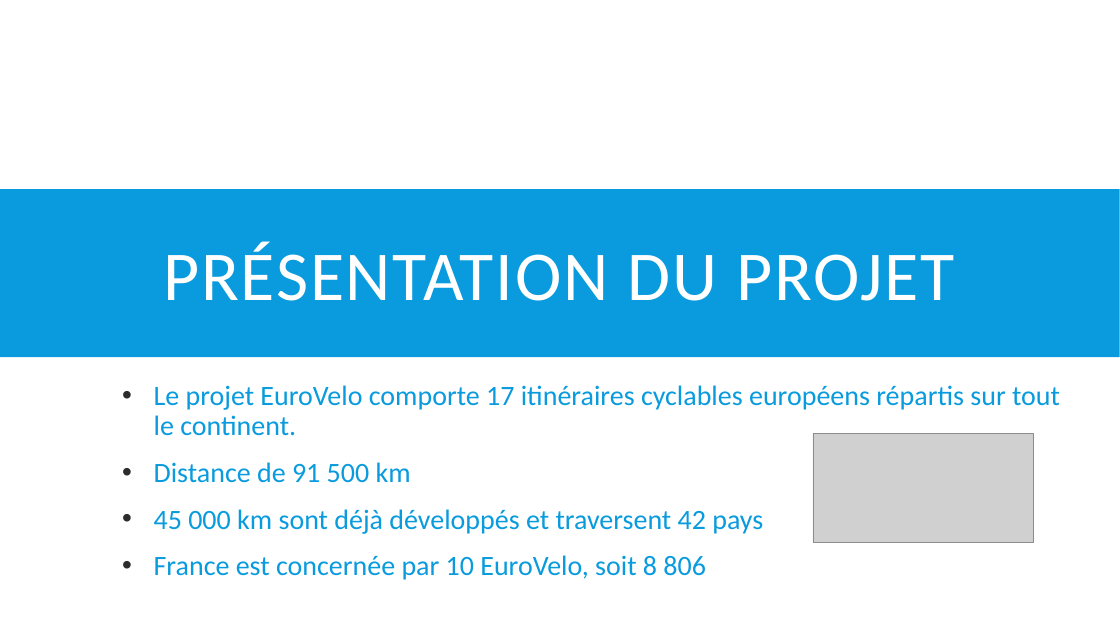
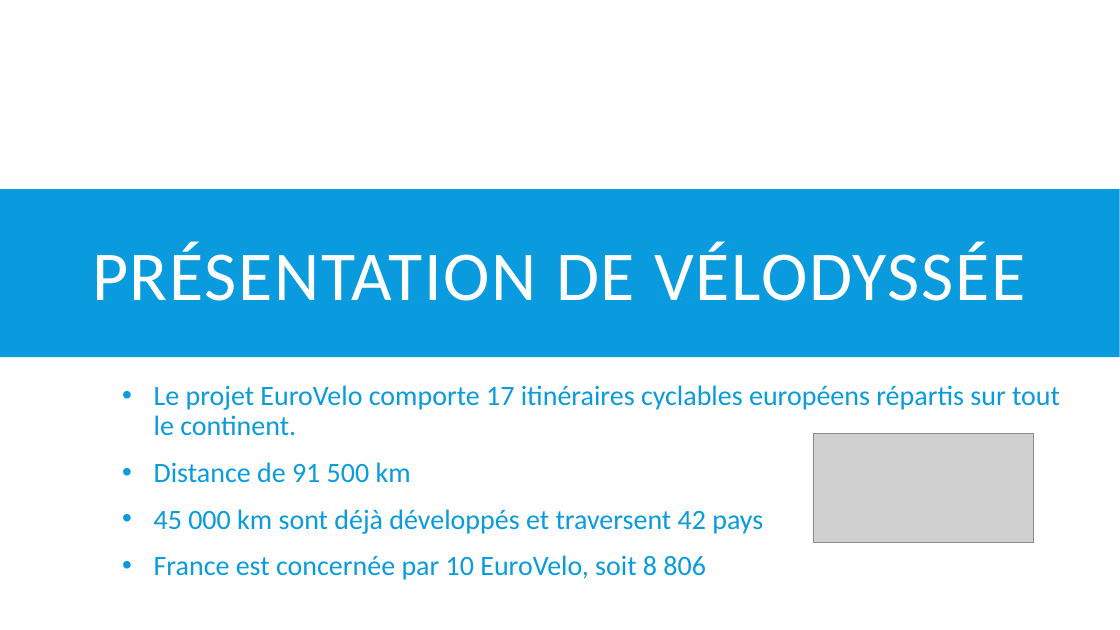
Before and after one commit to GrischK/EuroVelo-5, a slide deck: slide 3 of Ressources/Présentation Projet/Vélodyssée.pptx (slide 2 before the commit). Drawn at 1120x630 pixels with LibreOffice and Linux fonts; fonts in the diff are those of the drawing; grey boxes stand for pictures. Boxes give left, top, right and bottom in pixels: in the first picture for what was removed or moved away, otherwise in the second. Text is boxed around its words. In the diff, an @@ line names an element or a change of style, - is before the commit and + after.

```diff
--- a/Ressources/Présentation Projet/Vélodyssée.pptx
+++ b/Ressources/Présentation Projet/Vélodyssée.pptx
@@ title at [92,241,1025,301]: text changed @@
-PRÉSENTATION DU PROJET
+PRÉSENTATION DE VÉLODYSSÉE
@@ text "Le projet EuroVelo comporte 17 ..." at [154,385,1060,580]: bullet colour #2C2C2C to #099BDD @@
```
Also in this commit, not shown: 6 other slides changed, 4 slides added, 2 slides removed.
